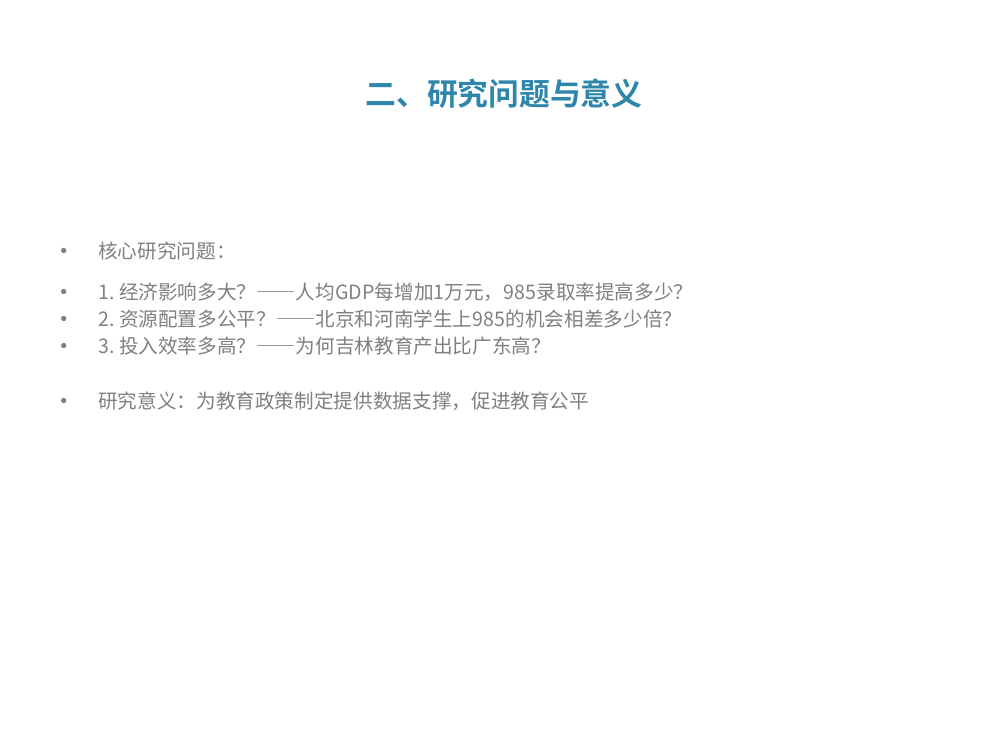
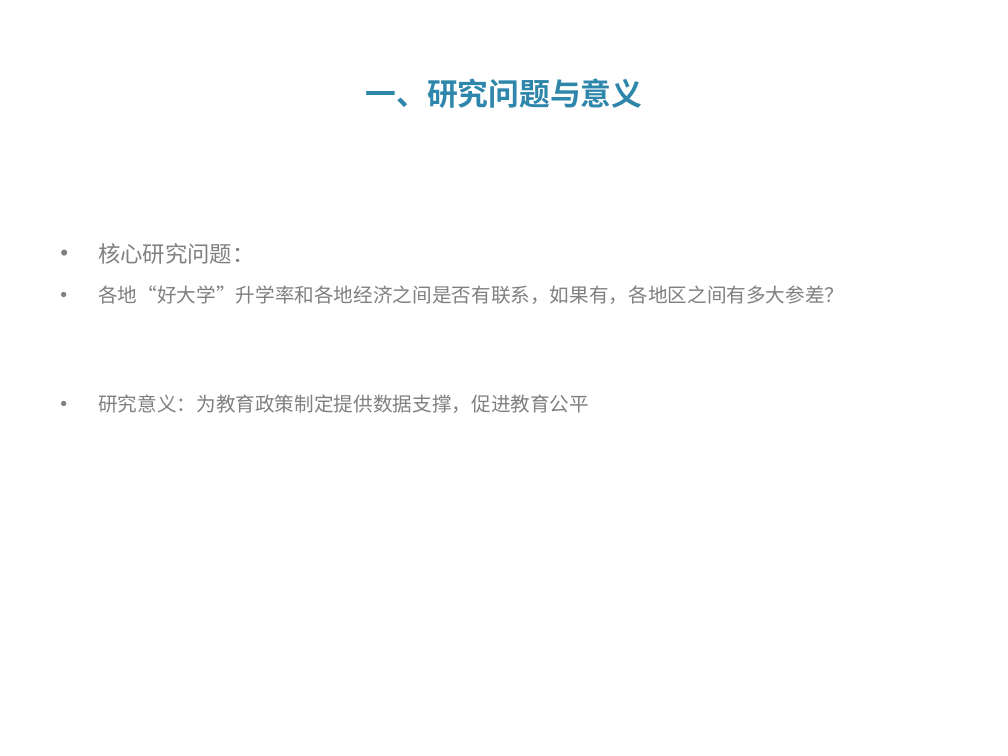
Before and after one commit to Tequlia-Hermit/DaSE-Introduction-, a slide deck: slide 2 of 教育经济分析_期末大作业.pptx. Drawn at 1008x756 pixels with LibreOffice and Linux fonts; fonts in the diff are those of the drawing. Boxes give left, top, right and bottom in pixels: in the first picture for what was removed or moved away, otherwise in the second. Text is boxed around its words. In the diff, an @@ line names an element or a change of style, - is before the commit and + after.

```diff
--- a/教育经济分析_期末大作业.pptx
+++ b/教育经济分析_期末大作业.pptx
@@ title at <box>366,78,643,108</box>: text changed @@
-二、研究问题与意义
+一、研究问题与意义
@@ text at <box>98,243,254,264</box>: size 14 to 16 pt in "核心研究问题：" @@
@@ text at <box>98,285,844,304</box>: text changed @@
-• 1. 经济影响多大？——人均GDP每增加1万元，985录取率提高多少？
-• 2. 资源配置多公平？——北京和河南学生上985的机会相差多少倍？
-• 3. 投入效率多高？——为何吉林教育产出比广东高？
+• 各地“好大学”升学率和各地经济之间是否有联系，如果有，各地区之间有多大参差？
```
Also in this commit, not shown: 7 other slides changed, 7 other files.
